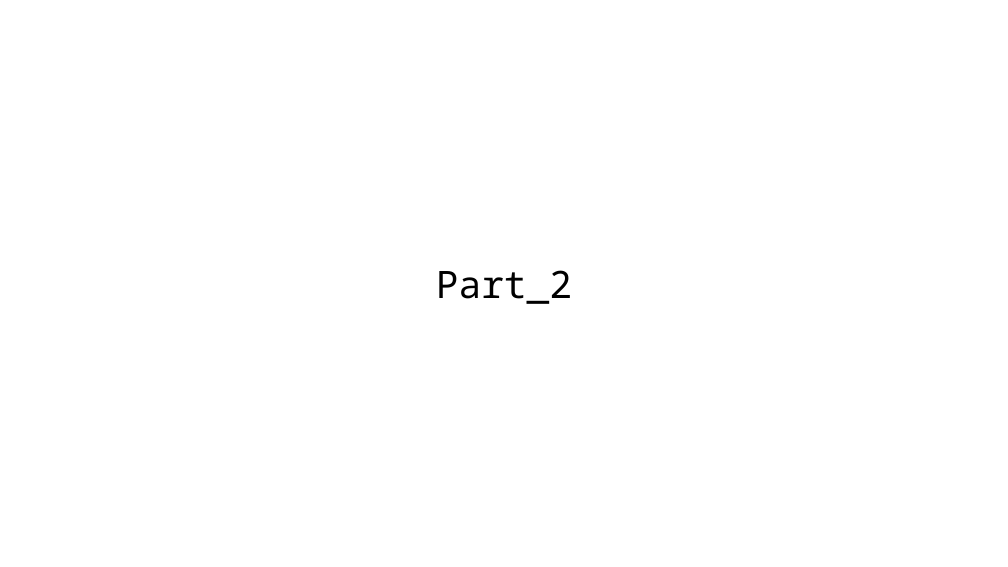
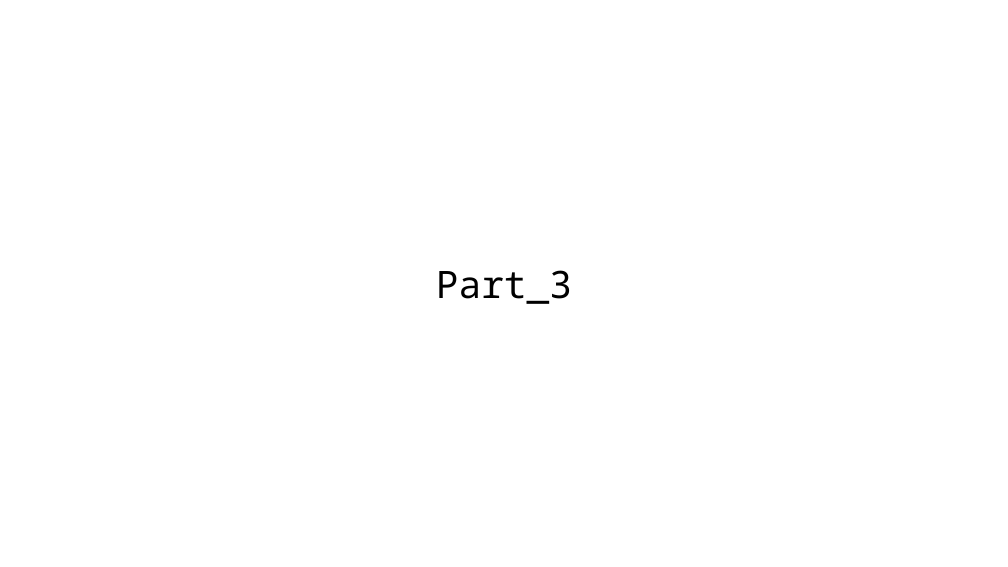
Before and after one commit to A-Big-Tortoise/Presentation, a slide deck: slide 20 of Presentation_1120_JiayuChen.pptx (slide 21 before the commit). Drawn at 1008x567 pixels with LibreOffice and Linux fonts; fonts in the diff are those of the drawing. Boxes give left, top, right and bottom in pixels: in the first picture for what was removed or moved away, otherwise in the second. Text is boxed around its words. In the diff, an @@ line names an element or a change of style, - is before the commit and + after.

```diff
--- a/Presentation_1120_JiayuChen.pptx
+++ b/Presentation_1120_JiayuChen.pptx
@@ text at (436,270,572,304): text changed @@
-Part_2
+Part_3
```
Also in this commit, not shown: 5 other slides changed, 3 slides added, 3 slides removed.
